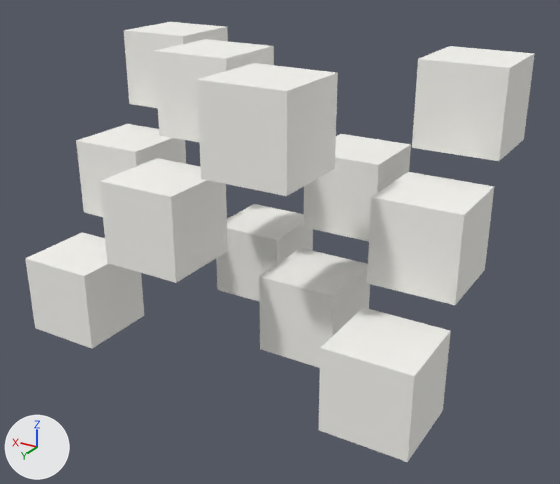
The glTF model public/models/ribosomes.gltf: old version first, new version second.
Both versions are drawn from a camera (50 mm lens) standing at (-1.415, 2.264, 2.511) and looking at (-0.072, 0.026, 1.392). Every picture has the same lights, and +X, +Y and +Z are marked at lower left. The first picture is the older version. Where no turn or scale is listed for an object, it has been applied to the vertices.

Names of what the first picture shows: 'Ribosome_0', 'Ribosome_1', 'Ribosome_10', 'Ribosome_11', 'Ribosome_2', 'Ribosome_3', 'Ribosome_4', 'Ribosome_5', 'Ribosome_6', 'Ribosome_7', 'Ribosome_8', 'Ribosome_9'.
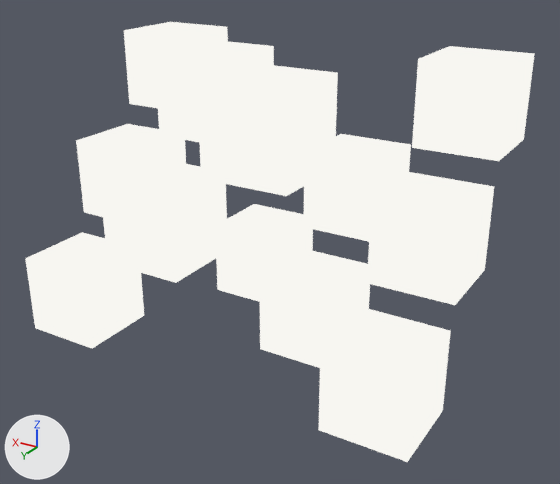
The change, as a diff of the scene's bpy script:
```diff
--- a/public/models/ribosomes.gltf.py
+++ b/public/models/ribosomes.gltf.py
@@ mat_white @@
 mat_white = bpy.data.materials.new('white')
-# nodes: BsdfPrincipled, OutputMaterial
+# nodes: BsdfTransparent, Emission, LightPath, MixShader, OutputMaterial
 # colours: white #f7f6f1
```

Pixel boxes [x1, y1, x2, y2] of what changed, in the pictures (560 x 484 px):
'Ribosome_9', recoloured (lighter): [197, 63, 338, 196] in both
'Ribosome_0', recoloured: [318, 307, 451, 462] in both
'Ribosome_4', recoloured (lighter): [367, 172, 494, 305] in both
'Ribosome_6', recoloured (lighter): [99, 158, 228, 283] in both
'Ribosome_8', recoloured: [412, 46, 535, 161] in both
'Ribosome_3', recoloured (lighter): [25, 232, 144, 348] in both
'Ribosome_1', recoloured (lighter): [259, 248, 370, 368] in both
'Ribosome_5', recoloured (lighter): [303, 134, 411, 242] in both
'Ribosome_10', recoloured: [154, 39, 274, 142] in both
'Ribosome_2', recoloured (lighter): [216, 204, 313, 302] in both
'Ribosome_7', recoloured: [76, 124, 186, 217] in both
'Ribosome_11', recoloured: [124, 22, 228, 108] in both
